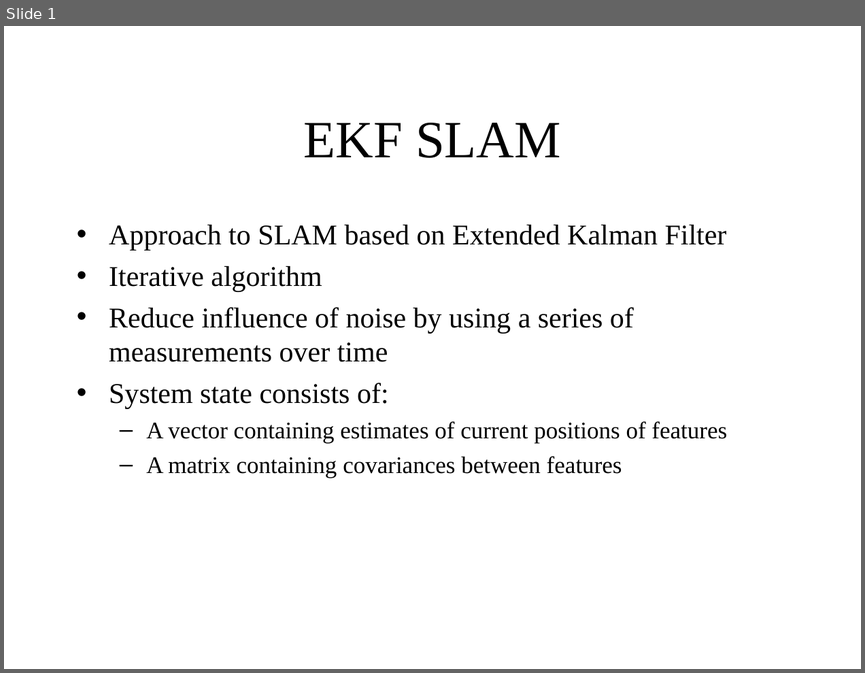
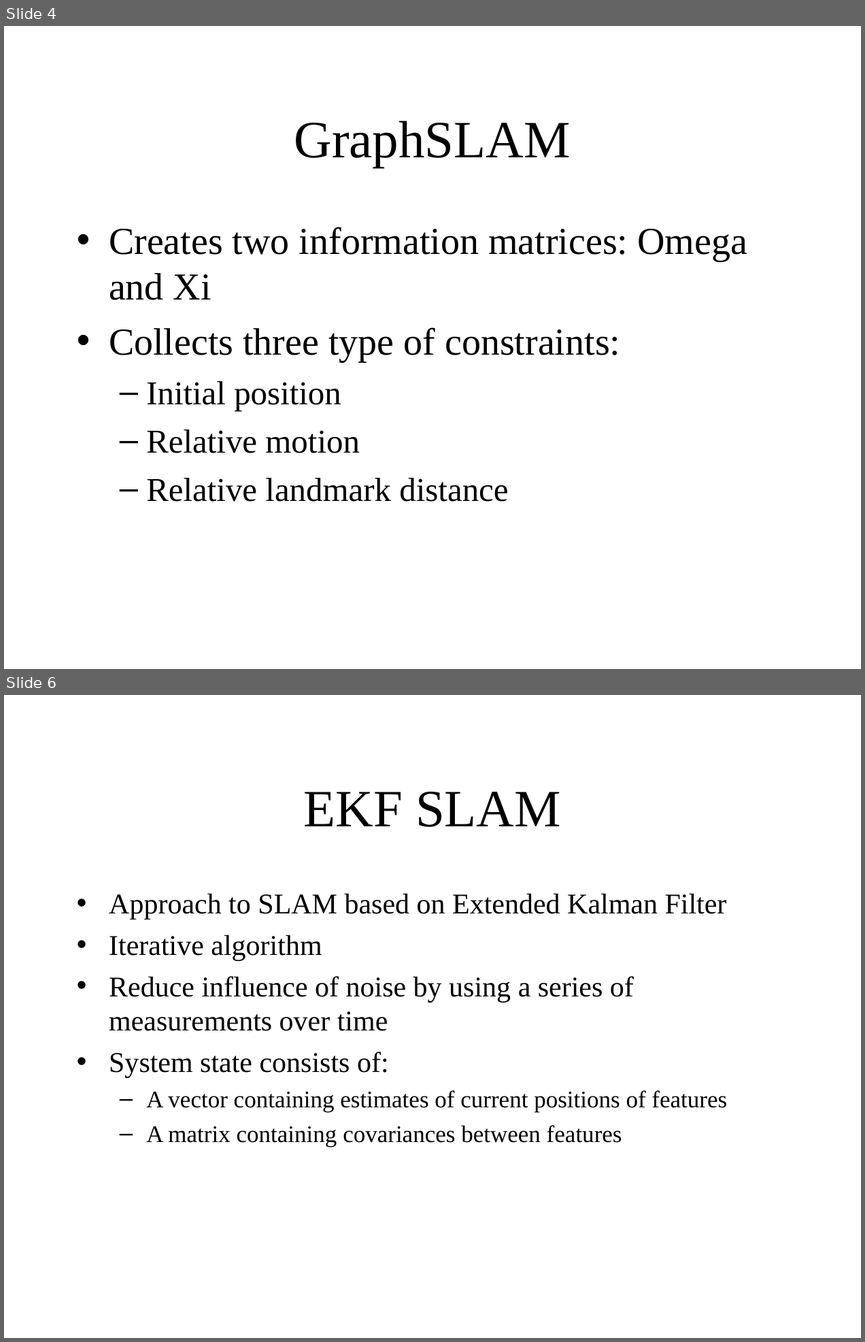
Before and after one commit to HerkyJerky/NAO-ALPHA-AS-FUCK-ROBOTS, a slide deck: Presentation Parts/EKF SLAM part.ppt. Shown one above the other, each under a label of ours: slide 1 before the commit, slides 4 and 6 after it; the slides between them are not shown. The pictures are 865x673 and 865x1342 pixels, drawn with LibreOffice and Linux fonts; fonts in the diff are those of the drawing. Boxes give left, top, right and bottom in pixels: in the first picture for what was removed or moved away, otherwise in the second. Text is boxed around its words. In the diff, an @@ line names an element or a change of style, - is before the commit and + after.

```diff
--- a/Presentation Parts/EKF SLAM part.ppt
+++ b/Presentation Parts/EKF SLAM part.ppt
@@ slide 4 added at box(4, 26, 861, 669), background #FFFFFF @@
@@ title added at box(294, 121, 570, 167), 44 pt, text #000000 @@
+GraphSLAM
@@ text added at box(109, 227, 747, 501), 32 pt, text #000000 @@
+• Creates two information matrices: Omega and Xi
+• Collects three type of constraints:
+  – Initial position
+  – Relative motion
+  – Relative landmark distance
@@ what was slide 1 is now slide 6 @@
```
Also in this commit, not shown: 4 other slides added.
